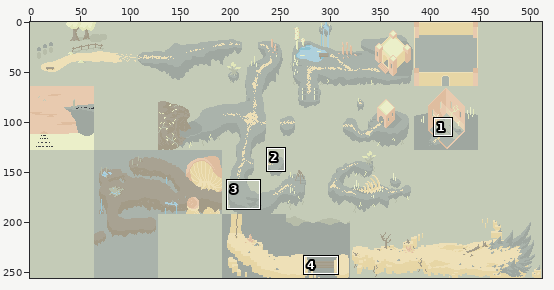
A sprite sheet gets an edit: map.png. Above: a wide view before the commit, with the close-up outlined.
Close-up. Before:
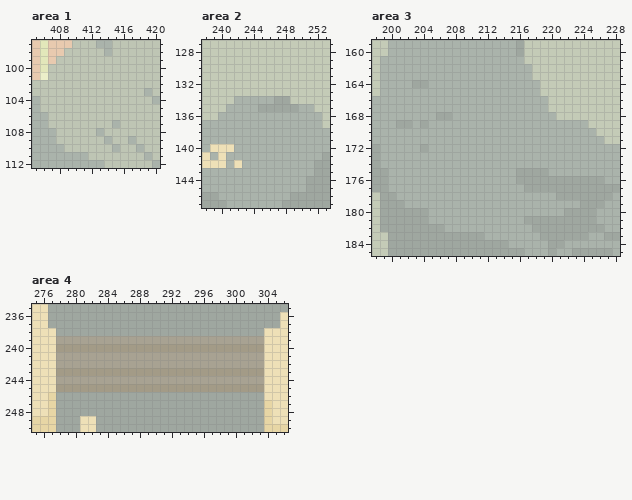
The file is 512x256 pixels. Colours within 5 levels of each other are drawn and written as one. Shown: area 1: x 405..420, y 97..112; area 2: x 238..253, y 127..147; area 3: x 198..228, y 159..185; area 4: x 275..306, y 235..250. The commit also changed other parts of the picture, which this record leaves out.
Once edited:
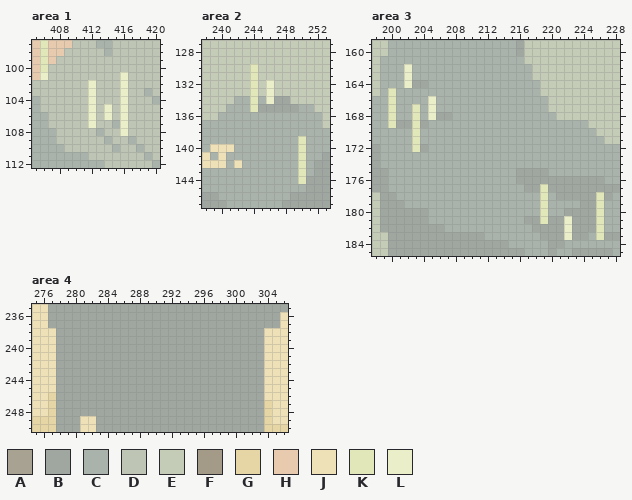
Palette (. is transparent): A #a8a292  B #9fa7a0  C #aab3ab  D #bec5b4  E #c4cbb7  F #a39b87  G #e7d6a5  H #e8caaf  J #eee0b7  K #e2e7ba  L #ebefc9
The exact change:
--- area 1
@@ x 410..418 @@
 100 DDDDDDDDD
-101 DDDDDDDDD
-102 DDDDDDDDD
-103 DDDDDDDDD
-104 DDDDDDDDD
-105 DDDDDDDDD
-106 DDDDDDDDD
-107 DDDDDCDDD
-108 DDDCDDDDD
+101 DDDDDDLDD
+102 DDLDDDLDD
+103 DDLDDDLDD
+104 DDLDDDLDD
+105 DDLDLDLDD
+106 DDLDLDLDD
+107 DDLDDCLDD
+108 DDDCDDLDD
 109 DDDDCDDCD
--- area 2
@@ x 242..248 @@
 129 EEEEEEE
-130 EEEEEEE
-131 EEEEEEE
-132 EEEEEEE
-133 EEEEEEE
-134 CCCCCBB
-135 CCCBBBB
+130 EEKEEEE
+131 EEKEEEE
+132 EEKELEE
+133 EEKELEE
+134 CCKCLBB
+135 CCKBBBB
 136 CCCCCCC
@@ x 248..252 @@
 138 CCCCC
-139 CCCCC
-140 CCCCC
-141 CCCCC
-142 CCCCB
-143 CCCCB
-144 CCCBB
+139 CCKCC
+140 CCKCC
+141 CCKCC
+142 CCKCB
+143 CCKCB
+144 CCKBB
 145 CCCBB
--- area 3
@@ x 198..207 @@
 161 ECCCCCCCCC
-162 ECCCCCCCCC
-163 ECCCCCCCCC
-164 ECCCCBBCCC
-165 ECCCCCCCCC
-166 CCCCCCCCCC
-167 CCCCCCCCCC
-168 CCCCCCCCBB
-169 CCCBBCBCCC
-170 CCCCCCCCCC
-171 CCCCCCCCCC
-172 BCCCCCBCCC
+162 ECCCLCCCCC
+163 ECCCLCCCCC
+164 ECCCLBBCCC
+165 ECKCCCCCCC
+166 CCKCCCCLCC
+167 CCKCCKCLCC
+168 CCKCCKCLBB
+169 CCKBBKBCCC
+170 CCCCCKCCCC
+171 CCCCCKCCCC
+172 BCCCCKBCCC
 173 BCCCCCCCCC
@@ x 217..228 @@
 176 BBBBBBBBBBCC
-177 BBBBBBBBBBBB
-178 CCCCBBBBBBBC
-179 CCCCCCCBBBCC
-180 CCCCCBBBBCCC
-181 BBBBBBBBBCCC
-182 CBBBBBBBBBCC
-183 CCBBBBBBCCBB
+177 BBKBBBBBBBBB
+178 CCKCBBBBBKBC
+179 CCKCCCCBBKCC
+180 CCKCCBBBBKCC
+181 BBKBBLBBBKCC
+182 CBBBBLBBBKCC
+183 CCBBBLBBCKBB
 184 CCCBBCCCCCCC
--- area 4
@@ x 275..306 @@
 238 JJJBBBBBBBBBBBBBBBBBBBBBBBBBBJJJ
-239 JJJAAAAAAAAAAAAAAAAAAAAAAAAAAJJJ
-240 JJJFFFFFFFFFFFFFFFFFFFFFFFFFFJJJ
-241 JJJAAAAAAAAAAAAAAAAAAAAAAAAAAJJJ
-242 JJJAAAAAAAAAAAAAAAAAAAAAAAAAAJJJ
-243 JJJFFFFFFFFFFFFFFFFFFFFFFFFFFJJJ
-244 JJJAAAAAAAAAAAAAAAAAAAAAAAAAAJJJ
-245 JJJFFFFFFFFFFFFFFFFFFFFFFFFFFJJJ
+239 JJJBBBBBBBBBBBBBBBBBBBBBBBBBBJJJ
+240 JJJBBBBBBBBBBBBBBBBBBBBBBBBBBJJJ
+241 JJJBBBBBBBBBBBBBBBBBBBBBBBBBBJJJ
+242 JJJBBBBBBBBBBBBBBBBBBBBBBBBBBJJJ
+243 JJJBBBBBBBBBBBBBBBBBBBBBBBBBBJJJ
+244 JJJBBBBBBBBBBBBBBBBBBBBBBBBBBJJJ
+245 JJJBBBBBBBBBBBBBBBBBBBBBBBBBBJJJ
 246 JJGBBBBBBBBBBBBBBBBBBBBBBBBBBJJJ
Where, in picture pixels (left, top, right, bottom), the same in both close-ups:
changed: (88, 72, 128, 136)
changed: (250, 64, 274, 112)
changed: (298, 136, 306, 184)
changed: (388, 64, 436, 152)
changed: (540, 184, 604, 240)
changed: (56, 336, 264, 392)
